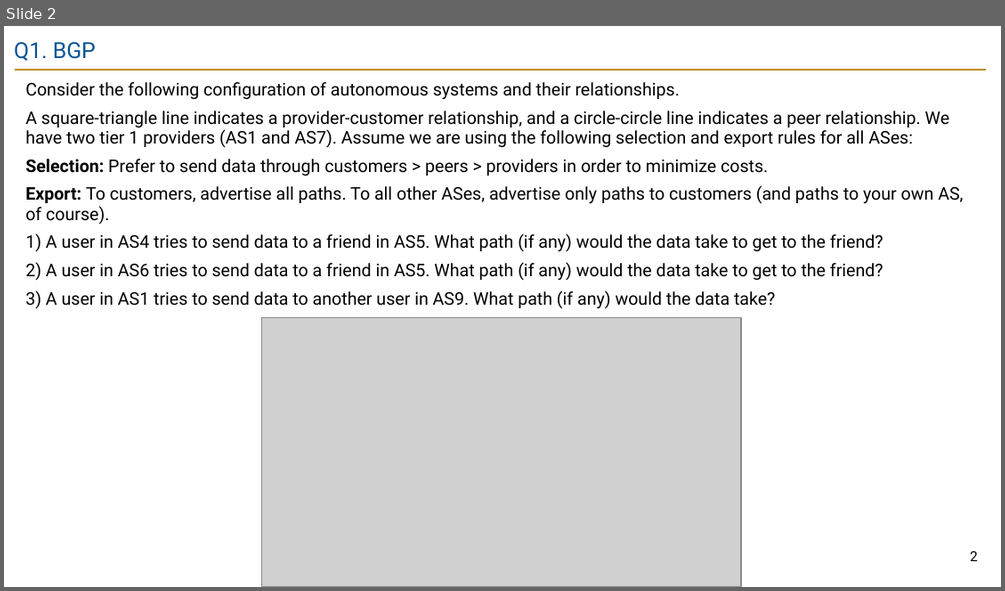
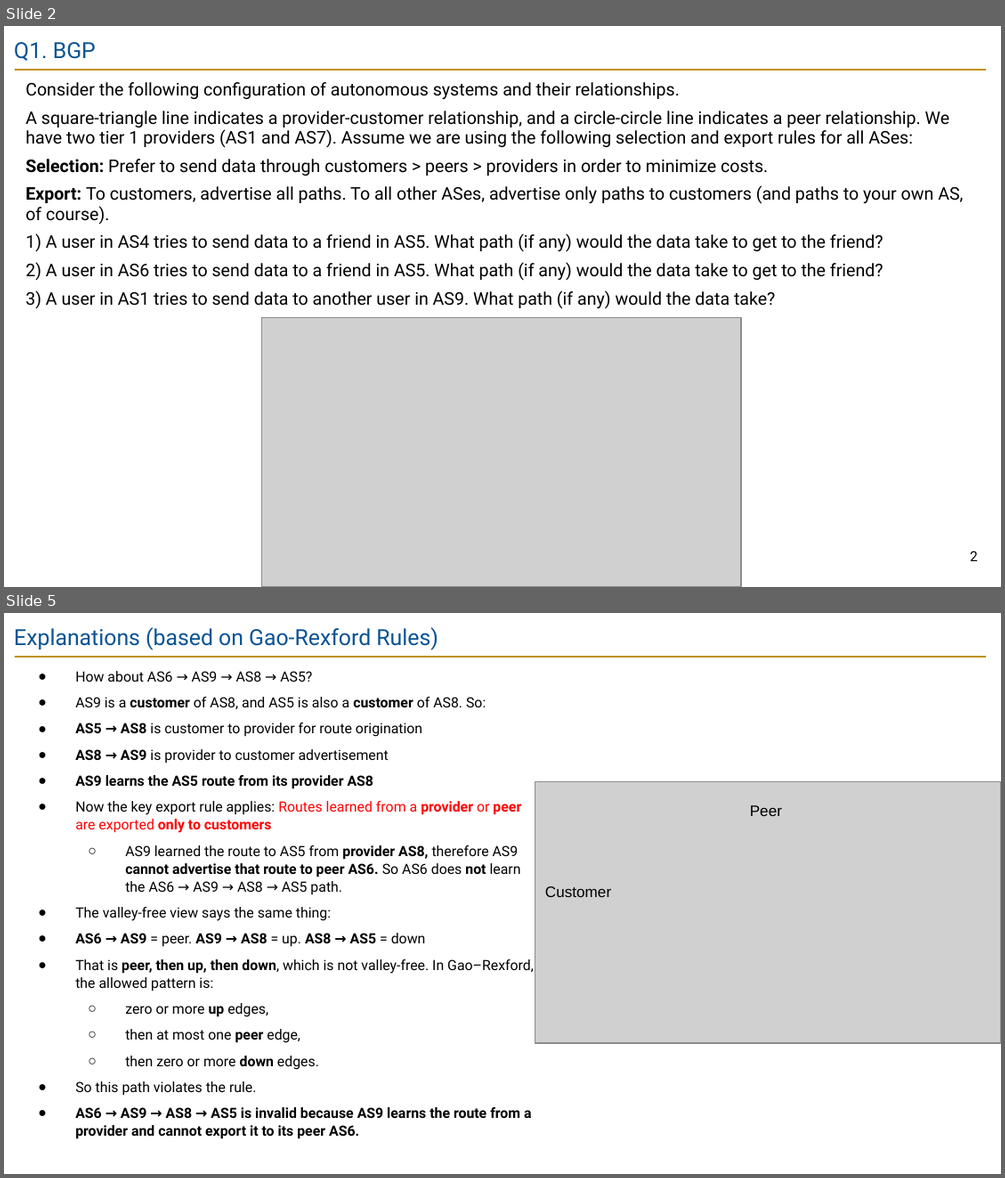
Before and after one commit to guhofstra/CSC175Sp26, a slide deck: PPTs/Lecture 8 - Exercises ANS.pptx. Shown one above the other, each under a label of ours: slide 2 before the commit, slides 2 and 5 after it; the slides between them are not shown. The pictures are 1005x591 and 1005x1178 pixels, drawn with LibreOffice and Linux fonts; fonts in the diff are those of the drawing; grey boxes stand for pictures. Boxes give left, top, right and bottom in pixels: in the first picture for what was removed or moved away, otherwise in the second. Text is boxed around its words. In the diff, an @@ line names an element or a change of style, - is before the commit and + after.

```diff
--- a/PPTs/Lecture 8 - Exercises ANS.pptx
+++ b/PPTs/Lecture 8 - Exercises ANS.pptx
@@ slide 5 added at [4, 613, 1001, 1174], background #FFFFFF; not listed: 1 template element that a slide beside it also shows @@
@@ title added at [14, 627, 438, 650], 16 pt, text #0B5394 @@
+Explanations (based on Gao-Rexford Rules)
@@ text added at [75, 671, 534, 1139], 10.2 pt, text #000000 @@
+● How about AS6 → AS9 → AS8 → AS5?
+● AS9 is a customer of AS8, and AS5 is also a customer of AS8. So:
+● AS5 → AS8 is customer to provider for route origination
+● AS8 → AS9 is provider to customer advertisement
+● AS9 learns the AS5 route from its provider AS8
+● Now the key export rule applies: Routes learned from a provider or peer are exported only to customers
+  ○ AS9 learned the route to AS5 from provider AS8, therefore AS9 cannot advertise that route to peer AS6. So AS6 does not learn the AS6 → AS9 → AS8 → AS5 path.
+● The valley-free view says the same thing:
+● AS6 → AS9 = peer. AS9 → AS8 = up. AS8 → AS5 = down
+● That is peer, then up, then down, which is not valley-free. In Gao–Rexford, the allowed pattern is:
+  ○ zero or more up edges,
+  ○ then at most one peer edge,
+  ○ then zero or more down edges.
+● So this path violates the rule.
+● AS6 → AS9 → AS8 → AS5 is invalid because AS9 learns the route from a provider and cannot export it to its peer AS6.
@@ picture added at [535, 781, 1001, 1043] @@
@@ text added at [750, 805, 782, 816], 11 pt, text #000000 @@
+Peer
@@ text added at [545, 886, 611, 897], 11 pt, text #000000 @@
+Customer
```
Also in this commit, not shown: 3 slides changed, 3 other files.
